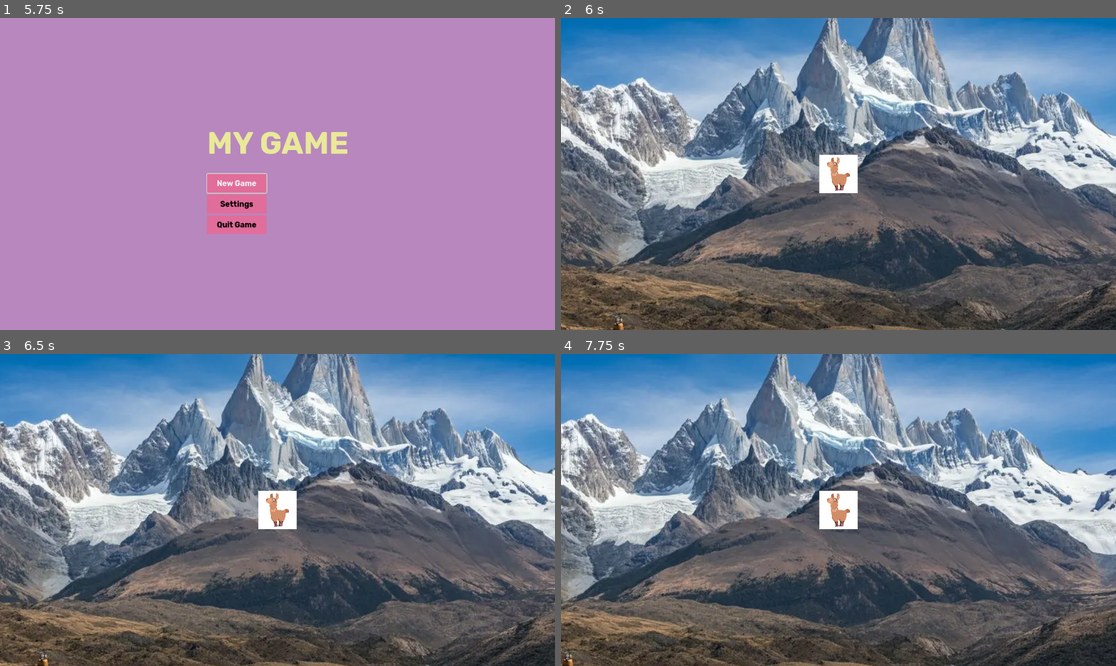
Above: before the commit, frames 1-4 (two rows, left to right).
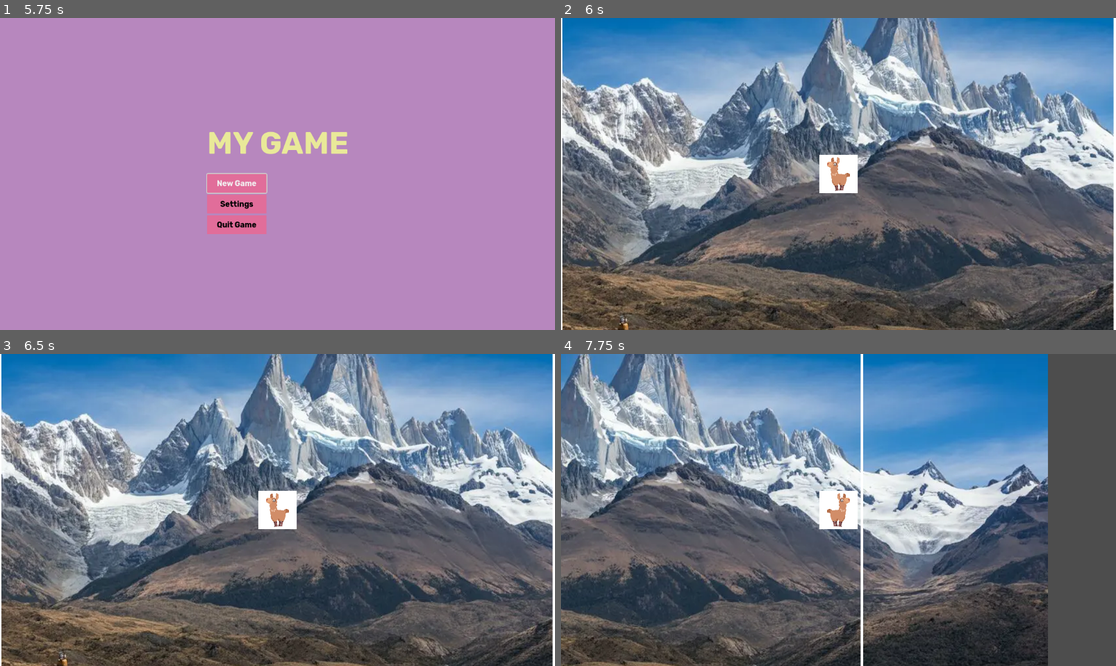
Above: after the commit, the same moments.

Repository: FabienSchmitt/Split
Game: Godot game, scene res://scenes/ui/splash_screen_manager.tscn
Same seed, same stepped clock (60 frames per second), same inputs: the game is played once before the commit and once after it.
Inputs:
- Up to frame 1 (5.75 s): tap Enter at 0.5, 3.5 s; hold D (move_right, bound only after the commit) 0.53-1.28 s; hold A (move_left, bound only after the commit) 1.28-2.03 s; hold D (move_right, bound only after the commit) 2.03-3.53 s; tap Space at 2.75 s; hold A (move_left, bound only after the commit) from 3.53 s (still down)
- Up to frame 2 (6 s): release A (move_left, bound only after the commit) at 5.75 s; click "New Game" at 5.75 s
- Up to frame 3 (6.5 s): no input
- Up to frame 4 (7.75 s): hold D (move_right, bound only after the commit) from 6.53 s (still down)

Frame 1 is identical in both runs. In frame 2, 26% of the frame differs, in the area x 0-100%, y 0-100%; in frame 3, 42%; in frame 4, 77%.

Commit message:
Add boundaries

Diff:
--- a/project.godot
+++ b/project.godot
@@ -46,6 +46,16 @@
 , Object(InputEventKey,"resource_local_to_scene":false,"resource_name":"","device":-1,"window_id":0,"alt_pressed":false …(186 unchanged characters)…
 ]
 }
+move_left={
+"deadzone": 0.2,
+"events": [Object(InputEventKey,"resource_local_to_scene":false,"resource_name":"","device":-1,"window_id":0,"alt_pressed":false,"shift_pressed":false,"ctrl_pressed":false,"meta_pressed":false,"pressed":false,"keycode":0,"physical_keycode":65,"key_label":0,"unicode":97,"location":0,"echo":false,"script":null)
+]
+}
+move_right={
+"deadzone": 0.2,
+"events": [Object(InputEventKey,"resource_local_to_scene":false,"resource_name":"","device":-1,"window_id":0,"alt_pressed":false,"shift_pressed":false,"ctrl_pressed":false,"meta_pressed":false,"pressed":false,"keycode":0,"physical_keycode":68,"key_label":0,"unicode":100,"location":0,"echo":false,"script":null)
+]
+}
 
 [physics]
 
--- a/scenes/main/main.tscn
+++ b/scenes/main/main.tscn
@@ -29,9 +29,21 @@
 position = Vector2(-9.5, 5)
 shape = SubResource("RectangleShape2D_lo2sf")
 
+[node name="ColorRect" type="ColorRect" parent="WallLeft" unique_id=812261587]
+offset_left = -12.0
+offset_top = -327.0
+offset_right = -7.0
+offset_bottom = 327.0
+
 [node name="WallRight" type="Area2D" parent="." unique_id=1136511002]
 position = Vector2(583, 0)
 
 [node name="CollisionShape2D" type="CollisionShape2D" parent="WallRight" unique_id=1199834254]
 position = Vector2(-9.5, 5)
 shape = SubResource("RectangleShape2D_lo2sf")
+
+[node name="ColorRect" type="ColorRect" parent="WallRight" unique_id=706923681]
+offset_left = -12.0
+offset_top = -327.0
+offset_right = -7.0
+offset_bottom = 327.0
--- a/scenes/player/player.tscn
+++ b/scenes/player/player.tscn
@@ -21,7 +21,7 @@
 [sub_resource type="CircleShape2D" id="CircleShape2D_dovo2"]
 radius = 19.94
 
-[node name="Player" type="Area2D" unique_id=1871352174]
+[node name="Player" type="CharacterBody2D" unique_id=1880450837]
 script = ExtResource("1_dovo2")
 
 [node name="Camera2D" type="Camera2D" parent="." unique_id=2078184630]
@@ -35,7 +35,9 @@
 shape = SubResource("CircleShape2D_dovo2")
 
 [node name="RayCast2D_Right" type="RayCast2D" parent="." unique_id=829360666]
-target_position = Vector2(60, 0)
+target_position = Vector2(50, 0)
+collide_with_areas = true
 
 [node name="RayCast2D_Left" type="RayCast2D" parent="." unique_id=655253548]
-target_position = Vector2(-60, 0)
+target_position = Vector2(-50, 0)
+collide_with_areas = true
--- a/scripts/player.gd
+++ b/scripts/player.gd
@@ -1,6 +1,5 @@
-extends Area2D
-
-const SPEED = 60;
+extends CharacterBody2D
+const SPEED = 450;
 
 @onready var ray_cast_2d_right: RayCast2D = $RayCast2D_Right
 @onready var ray_cast_2d_left: RayCast2D = $RayCast2D_Left
@@ -9,11 +8,23 @@
 
 var direction = 1;
 
-func _process(delta):
+func _physics_process(delta: float) -> void:
+	# Get the input direction and handle the movement/deceleration.
+	# Can be -1, 0, 1
+	var current_direction := Input.get_axis("move_left", "move_right")
+
 	if ray_cast_2d_right.is_colliding():
-		direction = -1;
+		if( current_direction > 0):
+			current_direction = 0
 		animated_sprite_2d.flip_h = true;
 	if ray_cast_2d_left.is_colliding():
-		direction = 1;
+		if( current_direction < 0):
+			current_direction = 0
 		animated_sprite_2d.flip_h = false;
-	position.x += direction * SPEED * delta;
+
+	if current_direction:
+		velocity.x = current_direction * SPEED
+	else:
+		velocity.x = move_toward(velocity.x, 0, SPEED)
+
+	move_and_slide()
